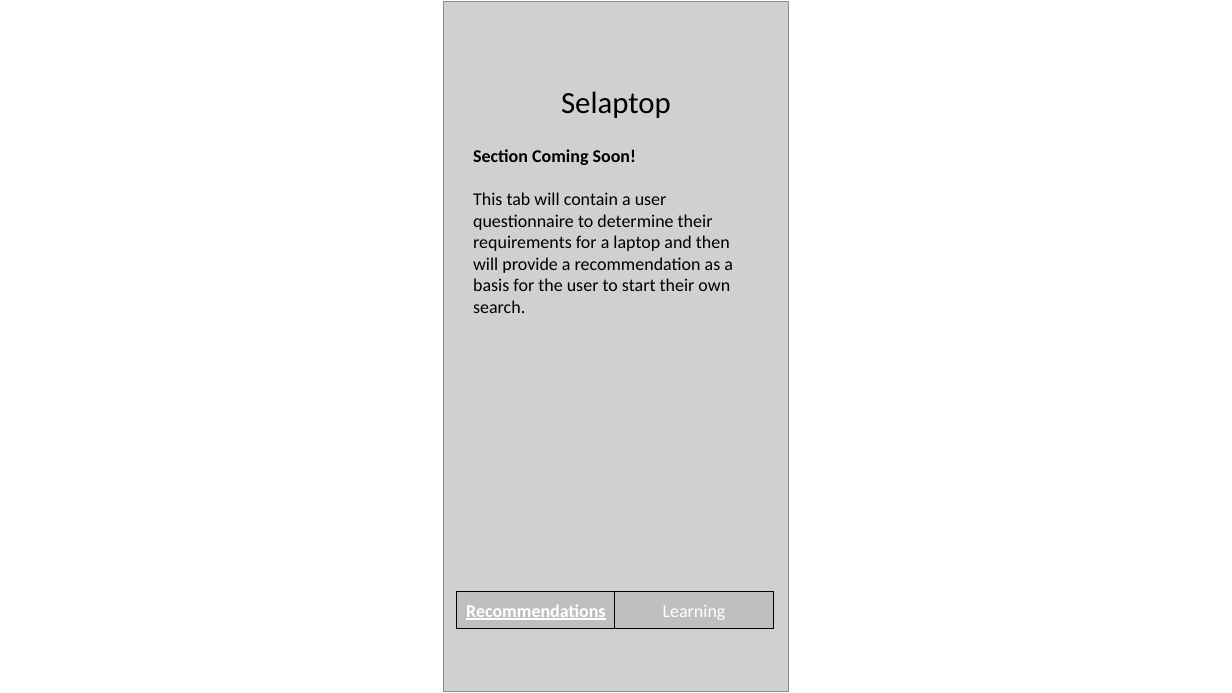
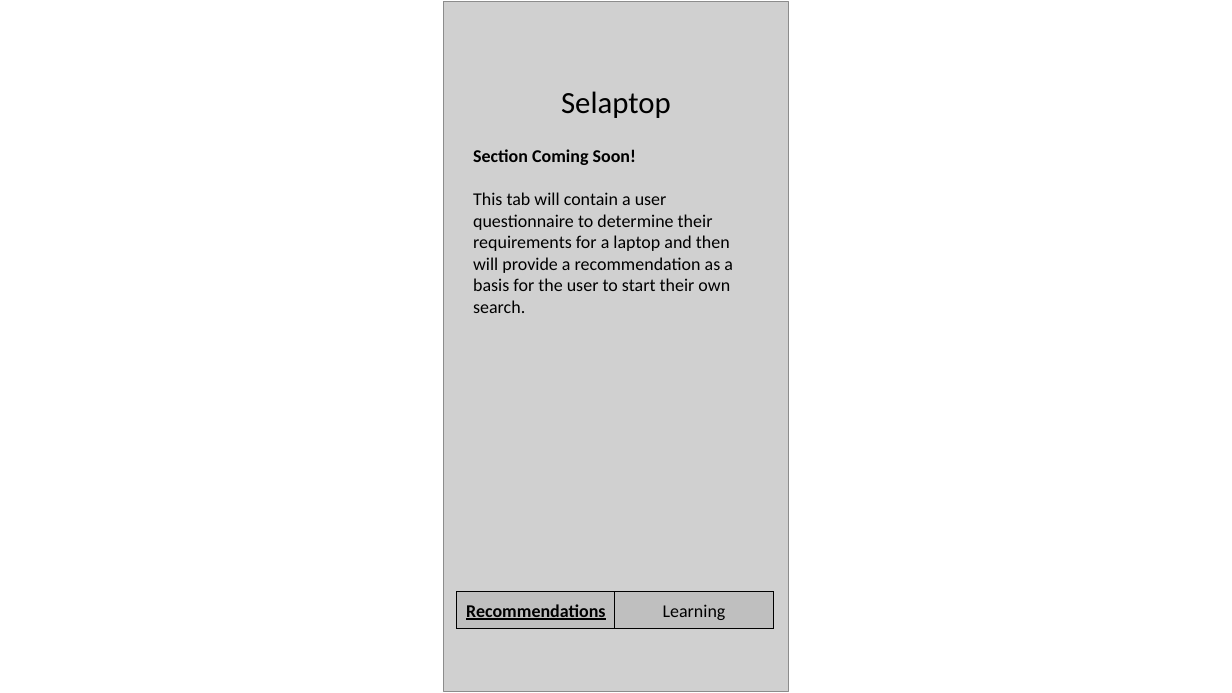
Before and after one commit to benSakac-WPI/CS3041LoFiPrototype, a slide deck: slide 3 of Part 2B.pptx. Drawn at 1232x693 pixels with LibreOffice and Linux fonts; fonts in the diff are those of the drawing; grey boxes stand for pictures. Boxes give left, top, right and bottom in pixels: in the first picture for what was removed or moved away, otherwise in the second. Text is boxed around its words. In the diff, an @@ line names an element or a change of style, - is before the commit and + after.

```diff
--- a/Part 2B.pptx
+++ b/Part 2B.pptx
@@ rectangle "Recommendations" at (457, 592, 616, 629): text colour #FFFFFF to #000000 @@
@@ rectangle "Learning" at (615, 592, 774, 629): text colour #FFFFFF to #000000 @@
```
